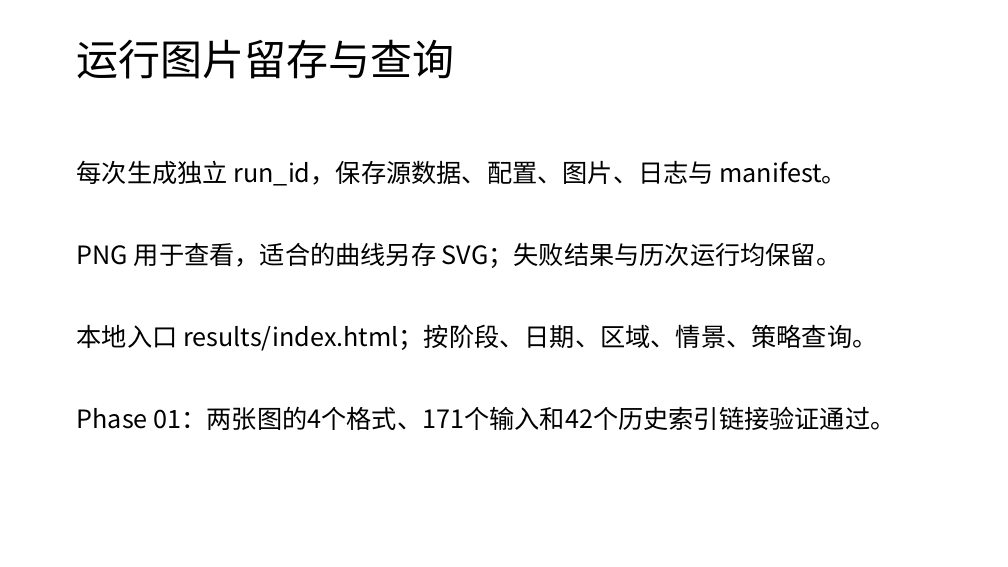
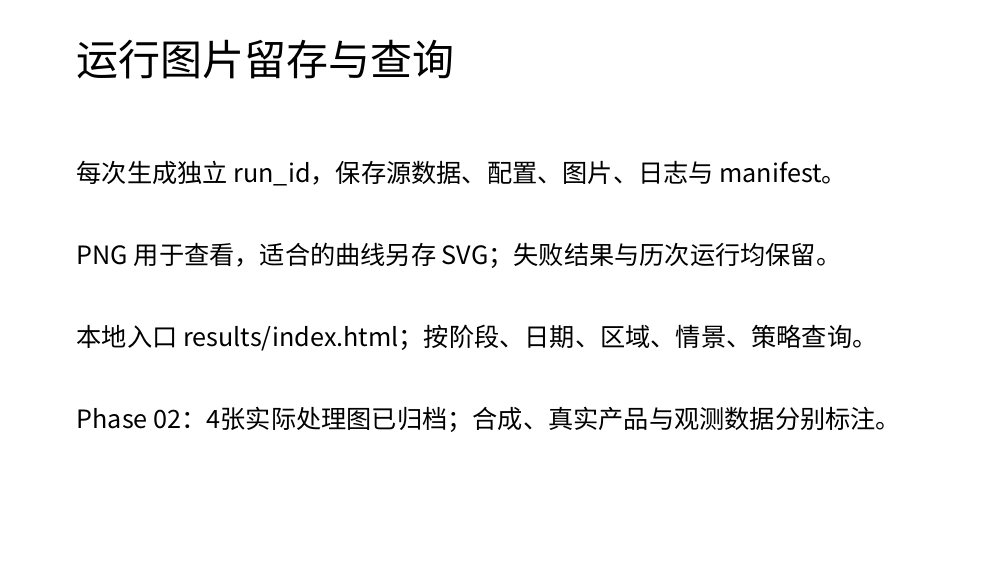
Before and after one commit to zhzhzh666/jiaotong, a slide deck: slide 17 of docs/deliverables/开题与阶段进展汇报.pptx (slide 12 before the commit). Drawn at 1008x567 pixels with LibreOffice and Linux fonts; fonts in the diff are those of the drawing. Boxes give left, top, right and bottom in pixels: in the first picture for what was removed or moved away, otherwise in the second. Text is boxed around its words. In the diff, an @@ line names an element or a change of style, - is before the commit and + after.

Commit message:
Accept Phase 02 spatial data and synchronize Word and slides

```diff
--- a/docs/deliverables/开题与阶段进展汇报.pptx
+++ b/docs/deliverables/开题与阶段进展汇报.pptx
@@ text at box(77, 406, 902, 432): text changed @@
-Phase 01：两张图的4个格式、171个输入和42个历史索引链接验证通过。
+Phase 02：4张实际处理图已归档；合成、真实产品与观测数据分别标注。
```
Also in this commit, not shown: 2 other slides changed, 5 slides added, 37 other files.
